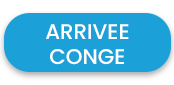
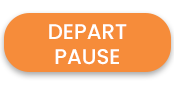
Layer changes from the first 174 x 85 image to the second:
renamed "ARRIVEE CONGE" to "DEPART PAUSE", painted on it over left=46, top=24, right=129, bottom=65
painted on "Rectangle 1" over left=4, top=13, right=171, bottom=72
